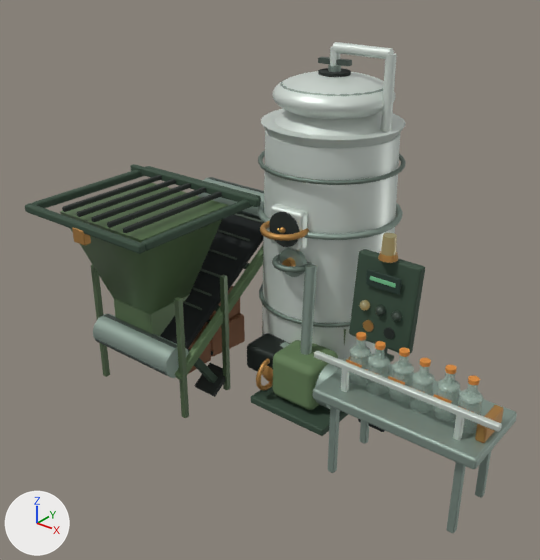
The glTF model examples/harvest-frontier/runtime-animated/processing.line.repaired.glb, before and after one commit.
One viewpoint serves both versions: a 50 mm camera at (5.32, -8.48, 6.76) aimed at (-0.51, -1.2, 2.25). The axes (+X, +Y, +Z) are drawn at lower left. The lights are the same throughout. The picture after the commit comes second. Where no turn or scale is listed for an object, it has been applied to the vertices. Vertices at exactly the same position are counted once.

The first picture shows 'body_coated', 'body_glass-0-540-0-320', 'body_matte', 'body_metal', 'body_rubber', 'conveyorRollerA_metal', 'conveyorRollerB_metal', 'mixerPivot_metal' and 9 more.
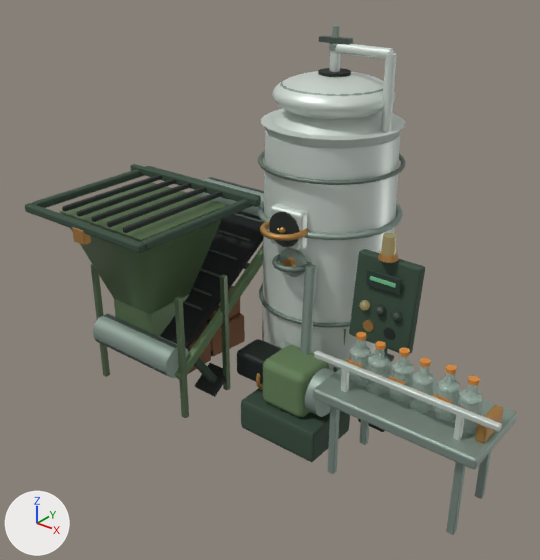
Pixel boxes (x1, y1, x2, y2) of what changed, in the pictures (540 x 560 px; the box of a moved part takes in the faces that stretch with it):
'body_matte', reshaped (10% taller)
    before: (25, 164, 480, 436)
    after: (25, 164, 480, 462)
'body_metal', reshaped
    before: (72, 79, 517, 533)
    after: (72, 79, 517, 535)
'mixerPivot_metal', reshaped
    before: (318, 57, 352, 72)
    after: (319, 25, 353, 51)
part 1 of me_mesh_2, moved or reshaped (not visible before)
    after: (332, 25, 340, 44)
part 2 of me_mesh_2, moved or reshaped
    before: (318, 57, 352, 66)
    after: (319, 36, 353, 45)
part 3 of me_mesh_2, moved or reshaped
    before: (328, 64, 341, 72)
    after: (329, 43, 337, 51)
part 4 of me_mesh_15, moved or reshaped
    before: (315, 364, 340, 409)
    after: (305, 368, 335, 417)
part 5 of me_mesh_15, moved or reshaped
    before: (247, 333, 291, 371)
    after: (237, 339, 282, 385)
part 6 of me_mesh_17, moved or reshaped
    before: (251, 385, 348, 436)
    after: (241, 388, 350, 462)
part 7 of me_mesh_17, moved or reshaped
    before: (273, 340, 338, 410)
    after: (263, 345, 329, 417)

The change, as a list of edits to the scene's bpy script:
```text
Change me_mesh_2:
    used by ob_mixerpivot_metal; location = (-0.45, 0.12, 4.22)
    remove me_mesh_2.from_pydata(...)  # 614 vertices, 1204 faces; spans x -0.41..0.41, y -0.2..0.2, z -1.19..0.85
    add me_mesh_2.from_pydata(...)  # 614 vertices, 1204 faces; spans x -0.41..0.41, y -0.2..0.2, z -1.19..1.26
    me_mesh_2 part 1: the loose piece of 26 vertices spanning x -0.04..0.04, y -0.04..0.04, z 0.53..0.85 is scaled about its middle by (1, 1, 1.86), then moved by (0.0, 0.0, 0.27)
    me_mesh_2 part 2: the loose piece of 8 vertices spanning x -0.23..0.23, y -0.07..0.07, z 0.77..0.84 is moved by (0.0, 0.0, 0.27)
    me_mesh_2 part 3: the loose piece of 26 vertices spanning x -0.08..0.08, y -0.08..0.08, z 0.68..0.76 is moved by (0.0, 0.0, 0.27)
Change me_mesh_15:
    used by ob_body_metal; location = (0.0, 0.0, 0.0)
    remove me_mesh_15.from_pydata(...)  # 5293 vertices, 10480 faces; spans x -2.67..3.1, y -2.79..1.18, z 0.02..4.73
    add me_mesh_15.from_pydata(...)  # 5293 vertices, 10480 faces; spans x -2.67..3.1, y -2.79..1.18, z 0.0..4.73
    me_mesh_15 part 4: the loose piece of 42 vertices spanning x 0.41..0.59, y -1.37..-0.73, z 0.54..1.18 is moved by (0.0, -0.23, 0.0)
    me_mesh_15 part 5: the loose piece of 296 vertices spanning x -0.9..-0.3, y -1.31..-0.79, z 0.71..1.13 is moved by (0.0, -0.23, 0.0)
    other edits to the shape of me_mesh_15 do not show in these pictures
Change me_mesh_17:
    used by ob_body_matte; location = (0.0, 0.0, 0.0)
    remove me_mesh_17.from_pydata(...)  # 11624 vertices, 23052 faces; spans x -3.9..2.73, y -2.78..0.86, z 0.0..3.1
    add me_mesh_17.from_pydata(...)  # 11624 vertices, 23052 faces; spans x -3.9..2.73, y -2.78..0.86, z 0.0..3.11
    me_mesh_17 part 6: the loose piece of 266 vertices spanning x -0.63..0.67, y -1.52..-0.58, z 0.32..0.44 is scaled about its middle by (1, 1, 4.16), then moved by (0.0, -0.23, -0.13)
    me_mesh_17 part 7: the loose piece of 296 vertices spanning x -0.36..0.4, y -1.4..-0.7, z 0.5..1.22 is moved by (0.0, -0.23, 0.0)
```
